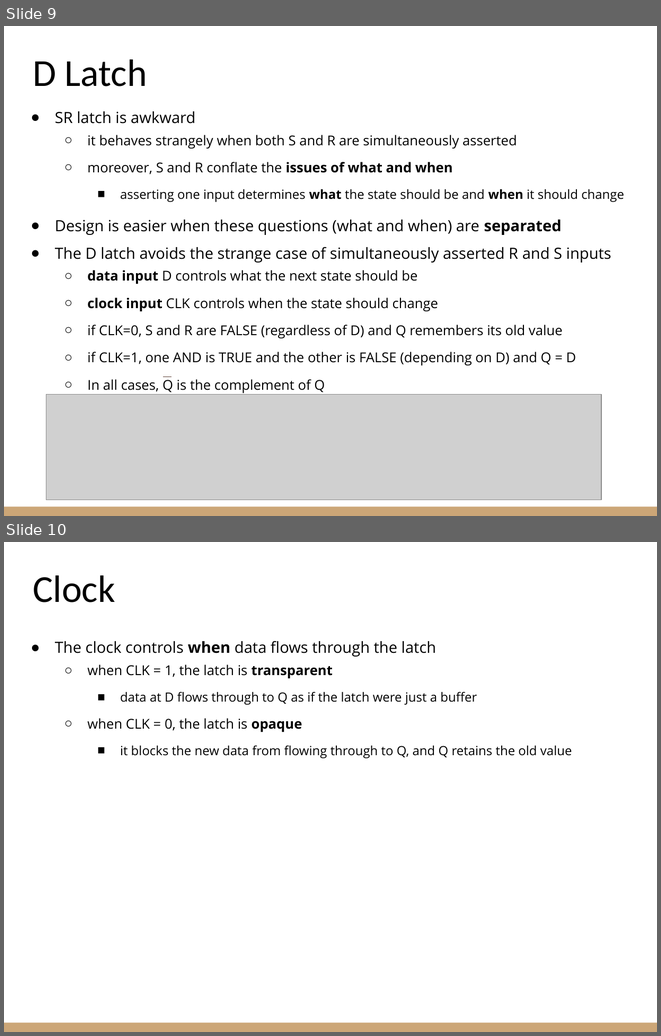
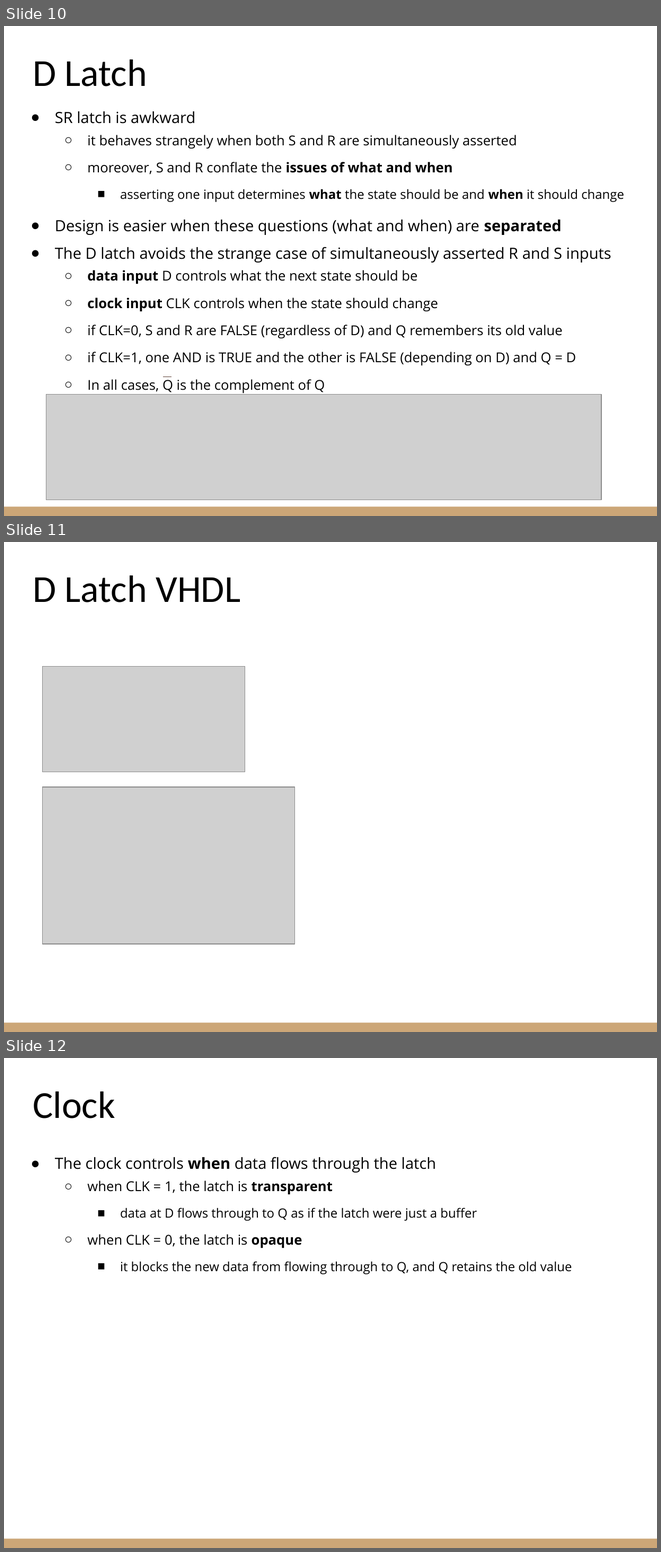
Before and after one commit to riccardoberta/esd, a slide deck: 09 - Sequential Circuits/slides.pptx. Shown one above the other, each under a label of ours: slides 9 and 10 before the commit, slides 10, 11 and 12 after it. The pictures are 661x1036 and 661x1552 pixels, drawn with LibreOffice and Linux fonts; fonts in the diff are those of the drawing; grey boxes stand for pictures. Boxes give left, top, right and bottom in pixels: in the first picture for what was removed or moved away, otherwise in the second. Text is boxed around its words. In the diff, an @@ line names an element or a change of style, - is before the commit and + after.

```diff
--- a/09 - Sequential Circuits/slides.pptx
+++ b/09 - Sequential Circuits/slides.pptx
@@ slide 11 added at <box>4,542,657,1032</box>, background #FFFFFF; not listed: 1 template element that a slide beside it also shows @@
@@ title added at <box>33,575,240,602</box>, 42 pt, text #000000 @@
+D Latch VHDL
@@ picture added at <box>43,667,245,772</box> @@
@@ picture added at <box>43,787,294,944</box> @@
@@ what was slide 9 is now slide 10 @@
@@ what was slide 10 is now slide 12 @@
```
Also in this commit, not shown: 8 slides changed, 7 other slides added, 4 slides removed, 36 other files.
